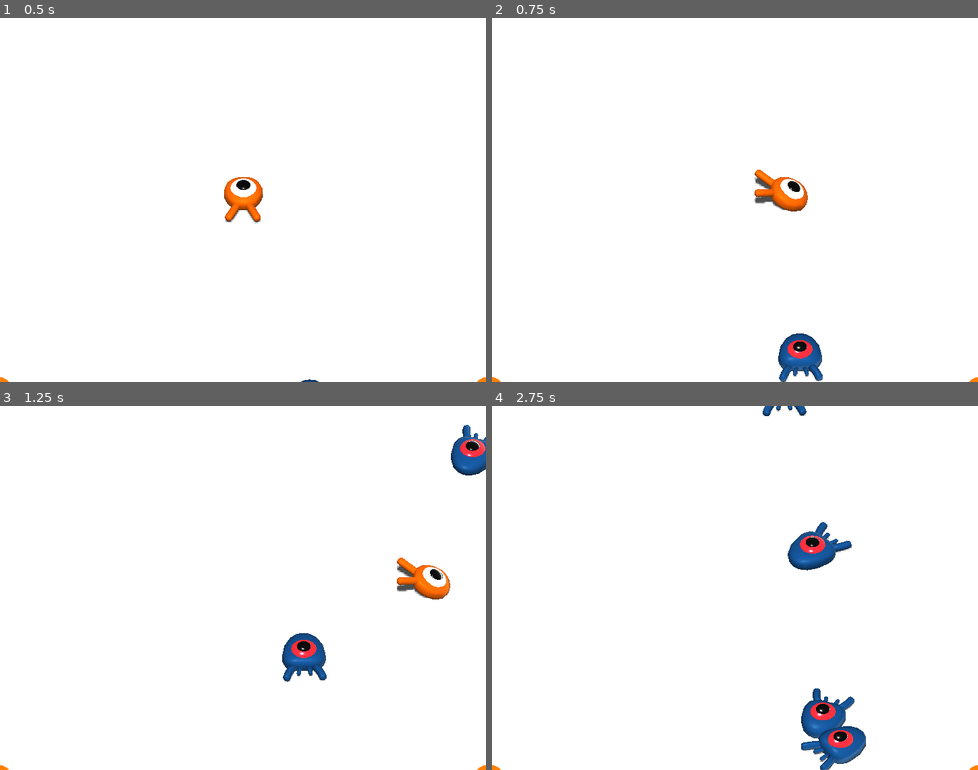
Above: before the commit, frames 1-4 (two rows, left to right).
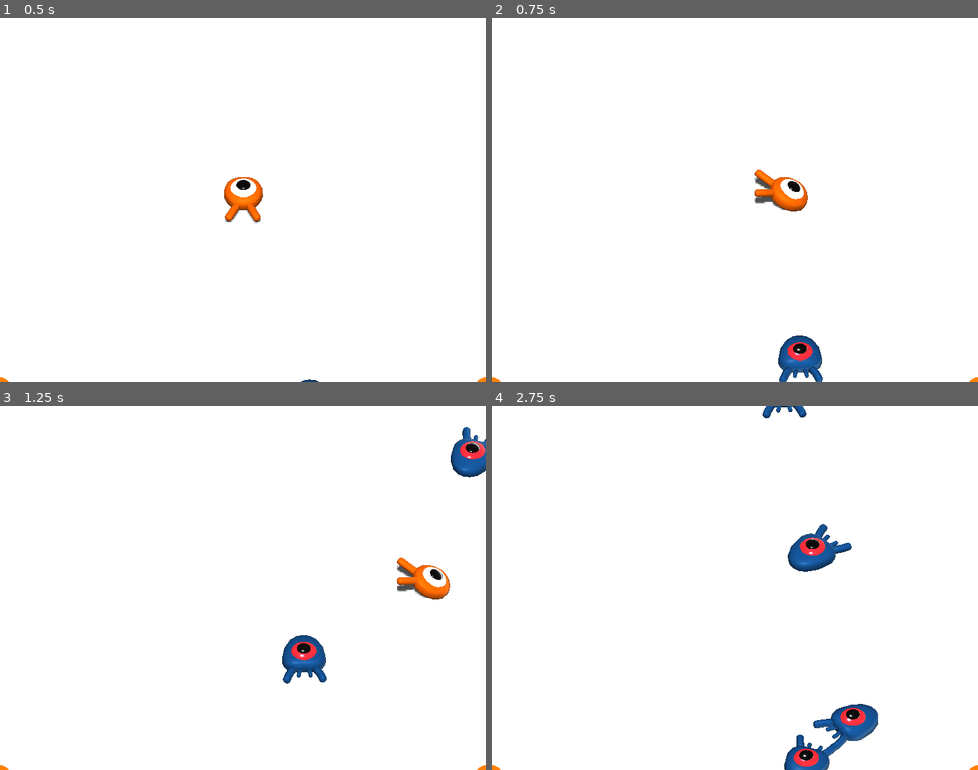
Above: after the commit, the same moments.

Repository: Jade1724/godot-my-first-3d-game
Game: Godot game, scene res://Main.tscn
Two runs of this game, one before a commit and one after it. Both use one fixed random seed, a clock stepped at 60 frames per second and the inputs below. The project has no main scene, so this scene is started directly.
Inputs:
- Up to frame 1 (0.5 s): no input
- Up to frame 2 (0.75 s): tap Enter at 0.5 s; hold Right (move_right) from 0.53 s (still down)
- Up to frame 3 (1.25 s): keep holding Right (move_right)
- Up to frame 4 (2.75 s): release Right (move_right) at 1.28 s; hold Down (move_back) 1.28-2.03 s; hold Right (move_right) from 2.03 s (still down)

Frame 1 is identical in both runs. In frame 2, 0.3% of the frame differs, in the area x 58-69%, y 86-100%; in frame 3, 0.6%; in frame 4, 3.0%, in the area x 55-80%, y 0-100%.

Commit message:
Added 3D physics layers for player, enemies, and world and configured the mask

Diff:
--- a/Mob.tscn
+++ b/Mob.tscn
@@ -7,6 +7,8 @@
 extents = Vector3( 1, 1, 1.01694 )
 
 [node name="Mob" type="KinematicBody"]
+collision_layer = 2
+collision_mask = 0
 script = ExtResource( 1 )
 
 [node name="Pivot" type="Spatial" parent="."]
--- a/project.godot
+++ b/project.godot
@@ -59,6 +59,12 @@
  ]
 }
 
+[layer_names]
+
+3d_physics/layer_1="player"
+3d_physics/layer_2="enemies"
+3d_physics/layer_3="world"
+
 [rendering]
 
 quality/driver/driver_name="GLES2"
